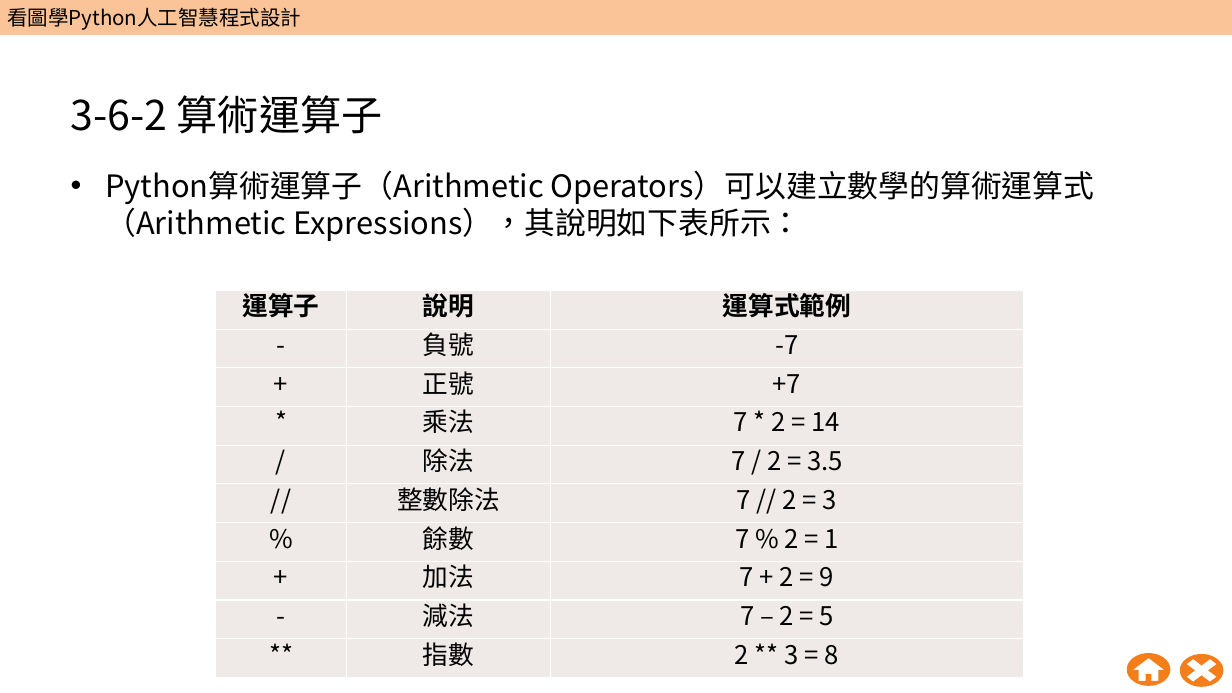
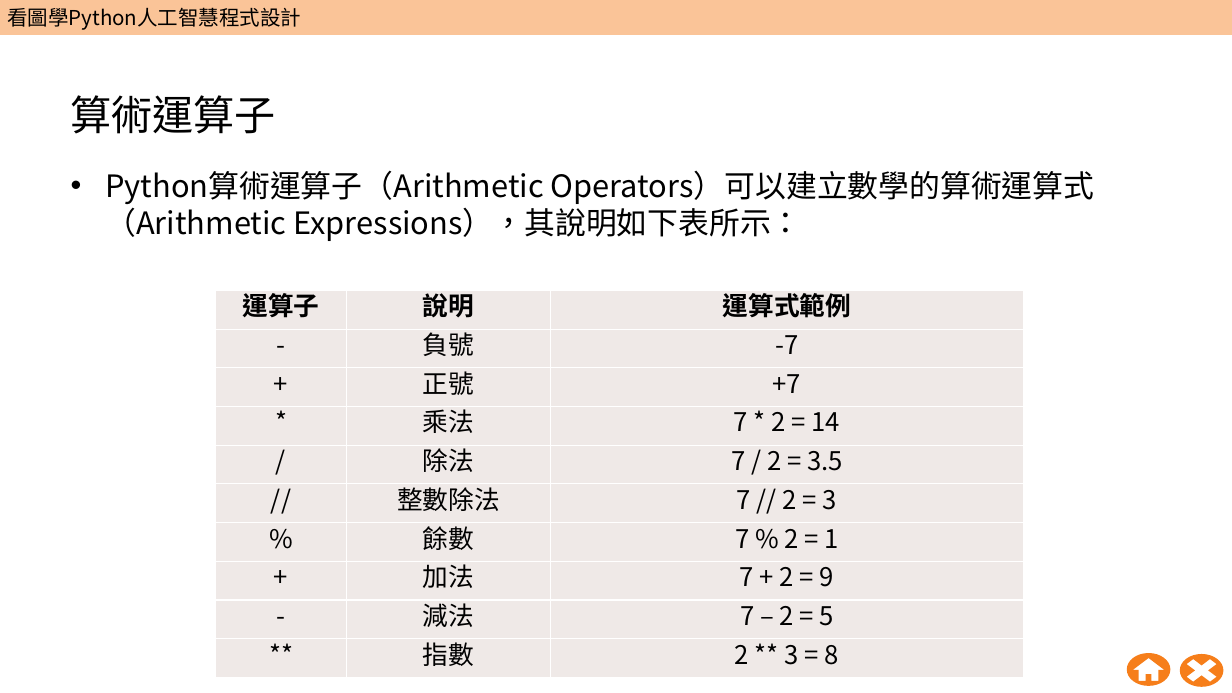
Before and after one commit to wangsungwen/Python-Artificial-Intelligence-Instruction, a slide deck: slide 67 of 五週Python人工智慧教學包/第1週/W01_教學簡報.pptx (slide 61 before the commit). Drawn at 1232x693 pixels with LibreOffice and Linux fonts; fonts in the diff are those of the drawing; background and template pictures are left out. Boxes give left, top, right and bottom in pixels: in the first picture for what was removed or moved away, otherwise in the second. Text is boxed around its words. In the diff, an @@ line names an element or a change of style, - is before the commit and + after.

```diff
--- a/五週Python人工智慧教學包/第1週/W01_教學簡報.pptx
+++ b/五週Python人工智慧教學包/第1週/W01_教學簡報.pptx
@@ title at (71, 95, 276, 134): text changed @@
-3-6-2 算術運算子
+算術運算子
```
Also in this commit, not shown: 17 other slides changed, 8 slides added.
